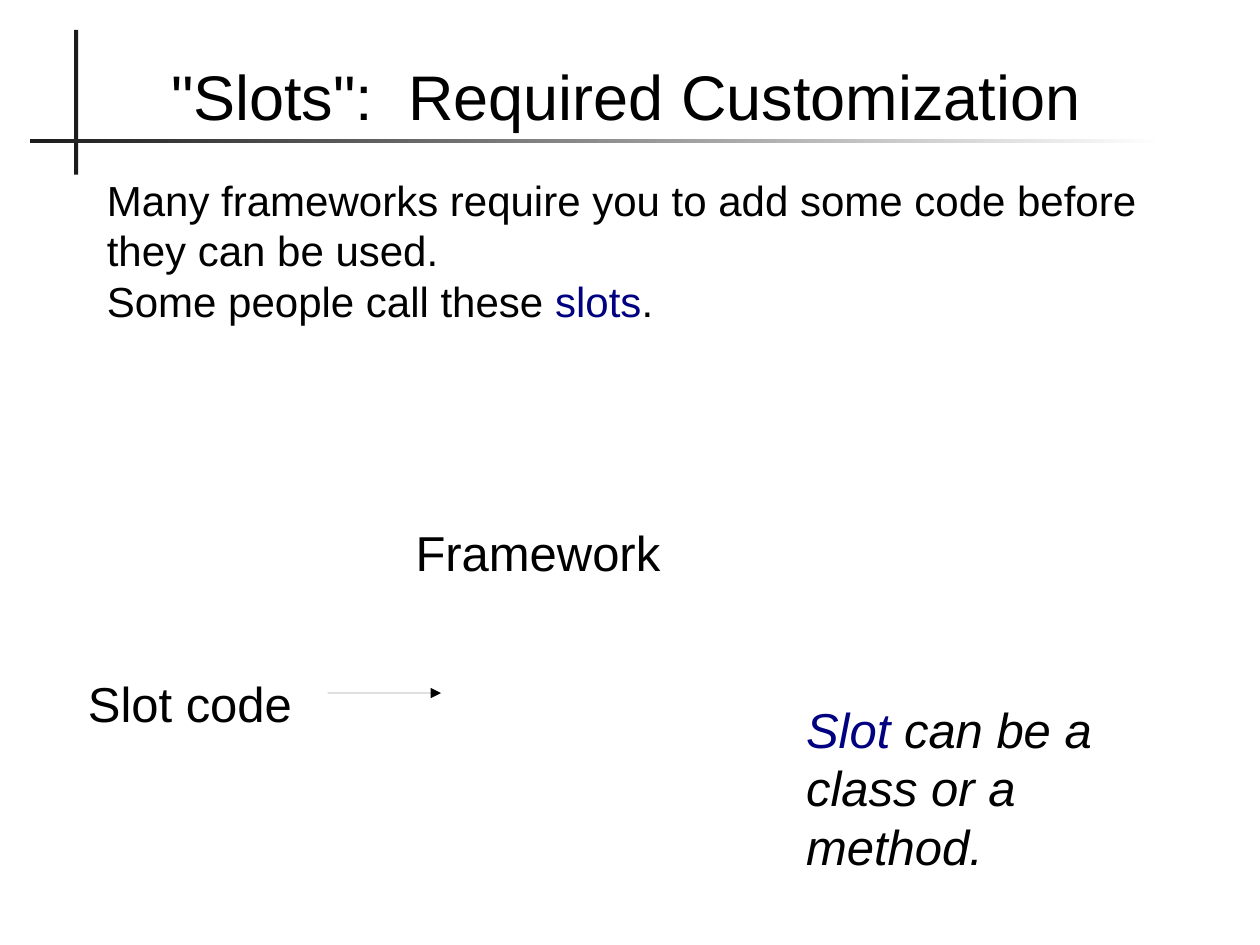
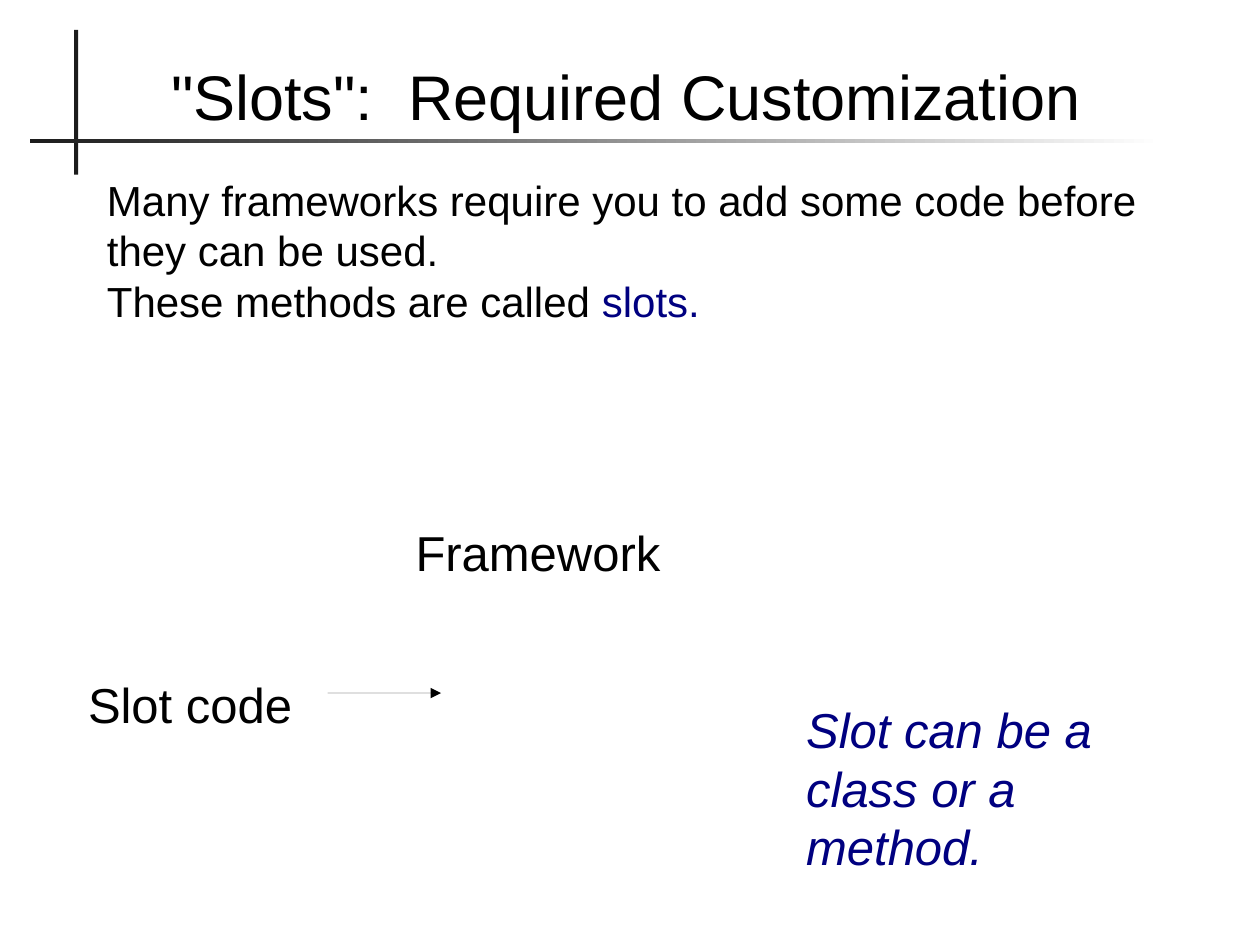
Before and after one commit to skeoop/skeoop.github.io, a slide deck: slide 4 of frameworks/Frameworks.pptx. Drawn at 1260x945 pixels with LibreOffice and Linux fonts; fonts in the diff are those of the drawing. Boxes give left, top, right and bottom in pixels: in the first picture for what was removed or moved away, otherwise in the second. Text is boxed around its words. In the diff, an @@ line names an element or a change of style, - is before the commit and + after.

```diff
--- a/frameworks/Frameworks.pptx
+++ b/frameworks/Frameworks.pptx
@@ text at [107, 286, 700, 318]: text changed @@
-  Some people call these slots.
+These methods are called slots.
@@ text "Slot can be a class ..." at [806, 712, 1092, 866]: text colour #000000 to #000080 in "can be a class or a method." @@
```
Also in this commit, not shown: 15 other slides changed, 8 other files.
